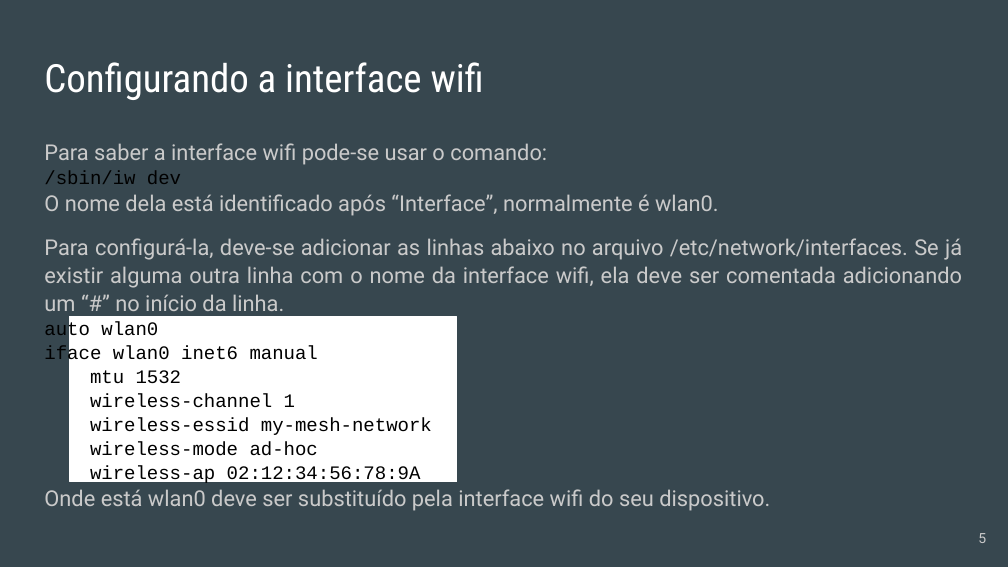
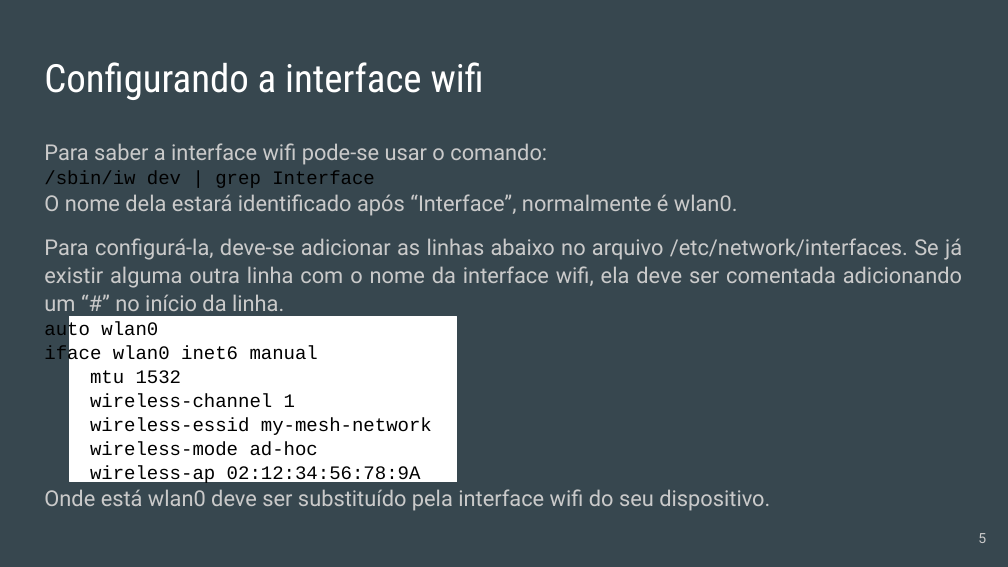
Before and after one commit to lizier/projeto-tvbox, a slide deck: slide 5 of slides-batman/B.A.T.M.A.N advanced.odp. Drawn at 1008x567 pixels with LibreOffice and Linux fonts; fonts in the diff are those of the drawing. Boxes give left, top, right and bottom in pixels: in the first picture for what was removed or moved away, otherwise in the second. Text is boxed around its words. In the diff, an @@ line names an element or a change of style, - is before the commit and + after.

Commit message:
comando para ver interface wifi agora com grep

```diff
--- a/slides-batman/B.A.T.M.A.N advanced.odp
+++ b/slides-batman/B.A.T.M.A.N advanced.odp
@@ text at bbox=[44, 171, 738, 216]: text changed @@
-/sbin/iw dev
-O nome dela está identificado após “Interface”, normalmente é wlan0.
+/sbin/iw dev | grep Interface
+O nome dela estará identificado após “Interface”, normalmente é wlan0.
```
Also in this commit, not shown: 2 other files.
